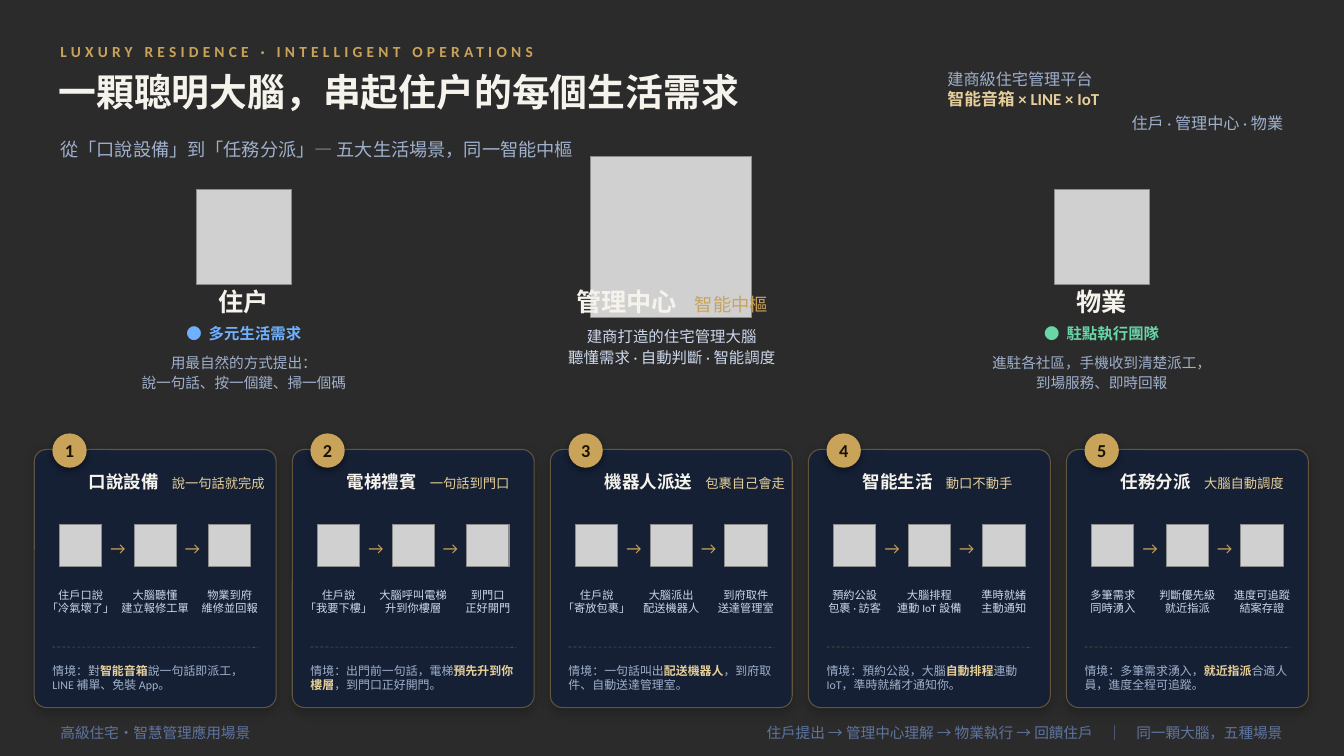
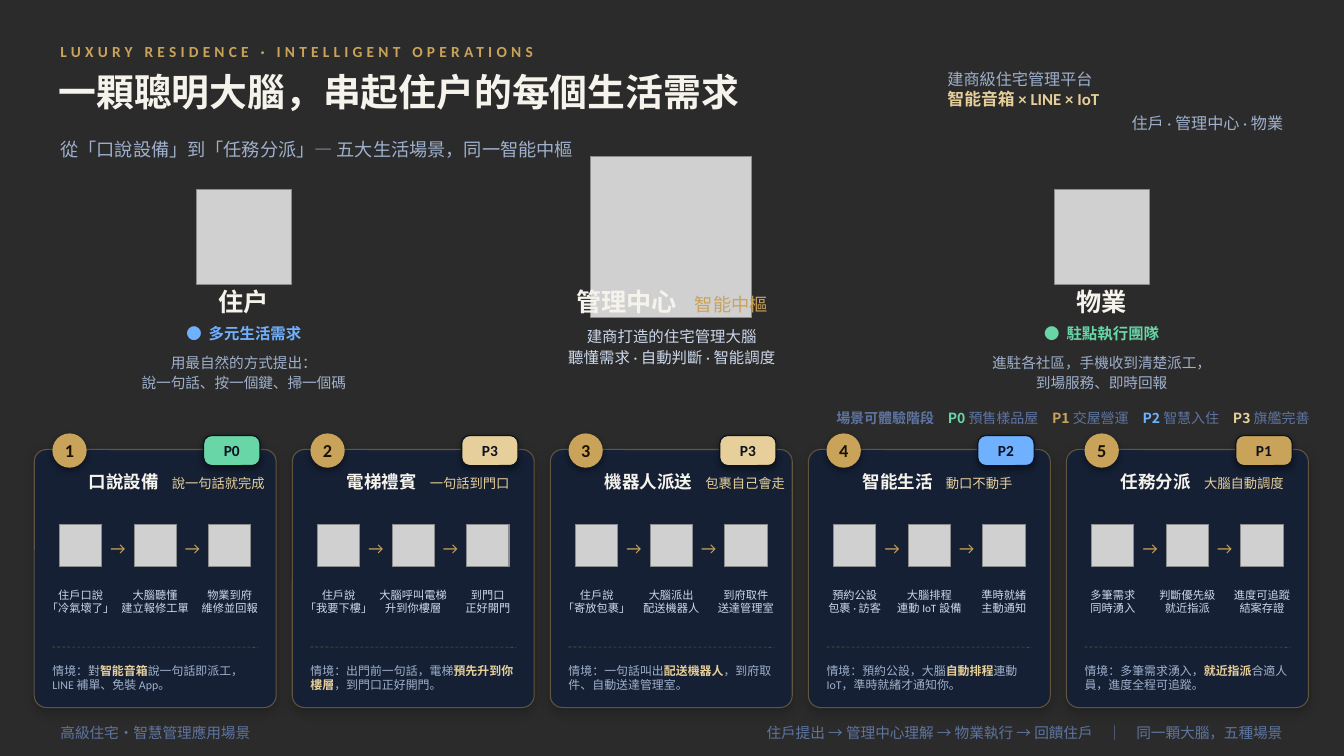
Before and after one commit to DONG-WEI-YANG/mai-touch-line-demo, a slide deck: slide 2 of docs/slides/應用場景_V2.pptx. Drawn at 1344x756 pixels with LibreOffice and Linux fonts; fonts in the diff are those of the drawing; grey boxes stand for pictures; background and template pictures are left out; a plain dark background stands for a picture behind light text. Boxes give left, top, right and bottom in pixels: in the first picture for what was removed or moved away, otherwise in the second. Text is boxed around its words. In the diff, an @@ line names an element or a change of style, - is before the commit and + after.

```diff
--- a/docs/slides/應用場景_V2.pptx
+++ b/docs/slides/應用場景_V2.pptx
@@ text added at (836,411,1310,424), 10 pt, text #5E74A0 @@
+場景可體驗階段 P0 預售樣品屋 P1 交屋營運 P2 智慧入住 P3 旗艦完善
@@ rounded rectangle added at (204,436,260,466), fill #69D6A8, outline #0B1220 0.9 pt @@
@@ text added at (224,446,240,456), 11 pt, text #0B1220, bold @@
+P0
@@ rounded rectangle added at (462,436,518,466), fill #E6CF9A, outline #0B1220 0.9 pt @@
@@ text added at (482,446,498,456), 11 pt, text #0B1220, bold @@
+P3
@@ rounded rectangle added at (720,436,776,466), fill #E6CF9A, outline #0B1220 0.9 pt @@
@@ text added at (740,446,756,456), 11 pt, text #0B1220, bold @@
+P3
@@ rounded rectangle added at (978,436,1034,466), fill #6FB1FF, outline #0B1220 0.9 pt @@
@@ text added at (998,446,1014,456), 11 pt, text #0B1220, bold @@
+P2
@@ rounded rectangle added at (1236,436,1293,466), fill #C9A35A, outline #0B1220 0.9 pt @@
@@ text added at (1256,446,1272,456), 11 pt, text #0B1220, bold @@
+P1
```
Also in this commit, not shown: 4 other files.
